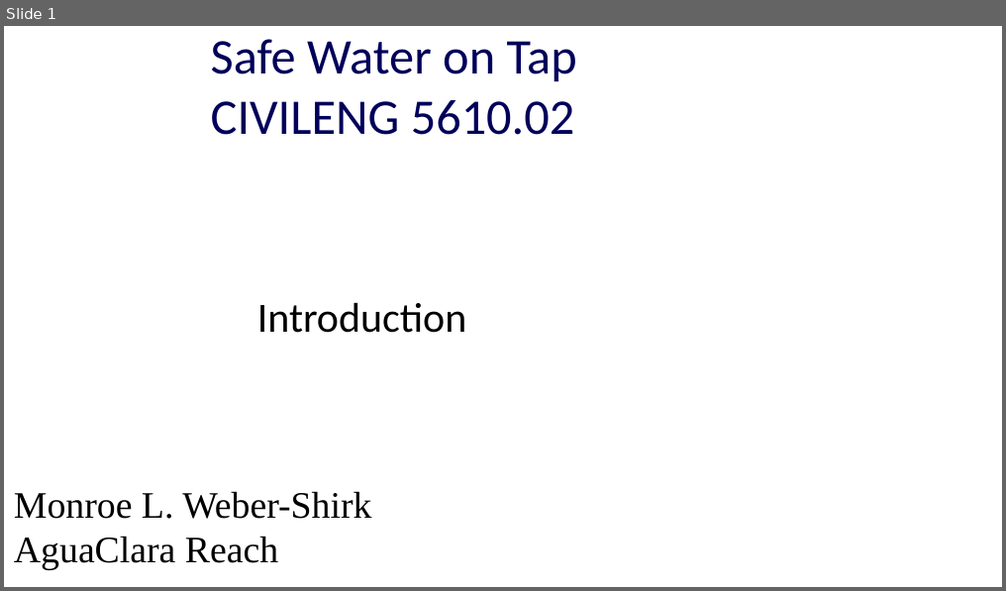
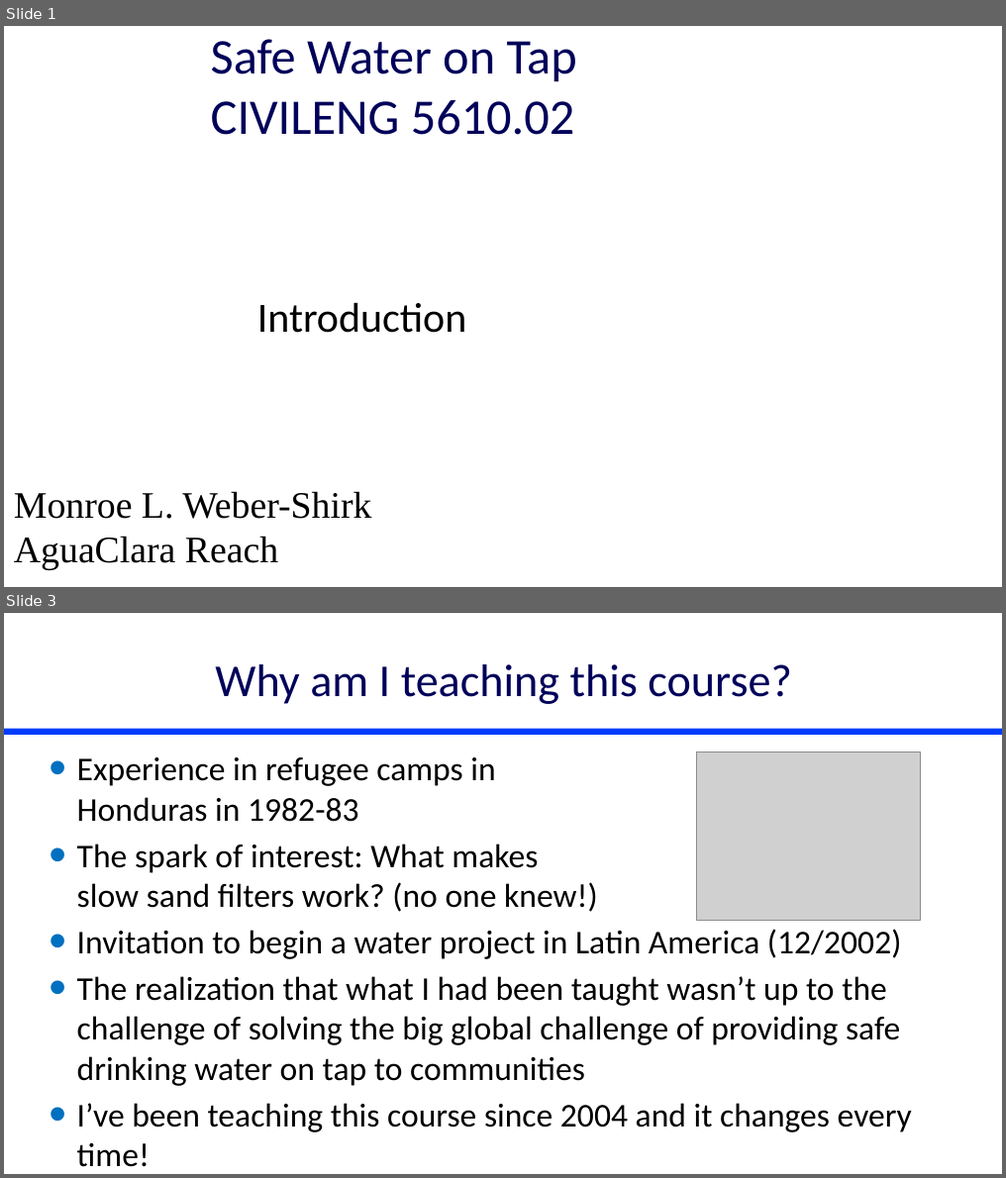
Before and after one commit to monroews/CEE4520Lectures, a slide deck: Discussions/Introduction.pptx. Shown one above the other, each under a label of ours: slide 1 before the commit, slides 1 and 3 after it; the slides between them are not shown. The pictures are 1006x591 and 1006x1178 pixels, drawn with LibreOffice and Linux fonts; fonts in the diff are those of the drawing; grey boxes stand for pictures; background and template pictures are left out. Boxes give left, top, right and bottom in pixels: in the first picture for what was removed or moved away, otherwise in the second. Text is boxed around its words. In the diff, an @@ line names an element or a change of style, - is before the commit and + after.

```diff
--- a/Discussions/Introduction.pptx
+++ b/Discussions/Introduction.pptx
@@ slide 3 added at box(4, 613, 1002, 1174), background #FFFFFF @@
@@ title added at box(215, 664, 792, 704), 44 pt, text #00005A @@
+Why am I teaching this course?
@@ line added from (4, 731) to (1002, 731), #003CFE 6 pt @@
@@ text added at box(77, 758, 902, 1133), 32 pt, text #000000 @@
+• Experience in refugee camps in
+  Honduras in 1982-83
+• The spark of interest: What makes
+  slow sand filters work? (no one knew!)
+• Invitation to begin a water project in Latin America (12/2002)
+• The realization that what I had been taught wasn’t up to the challenge of solving the big global challenge of providing safe drinking water on tap to communities
+• I’ve been teaching this course since 2004 and it changes every time!
@@ picture added at box(696, 752, 921, 920) @@
```
Also in this commit, not shown: 2 slides changed, 7 other slides added, 3 other files.
